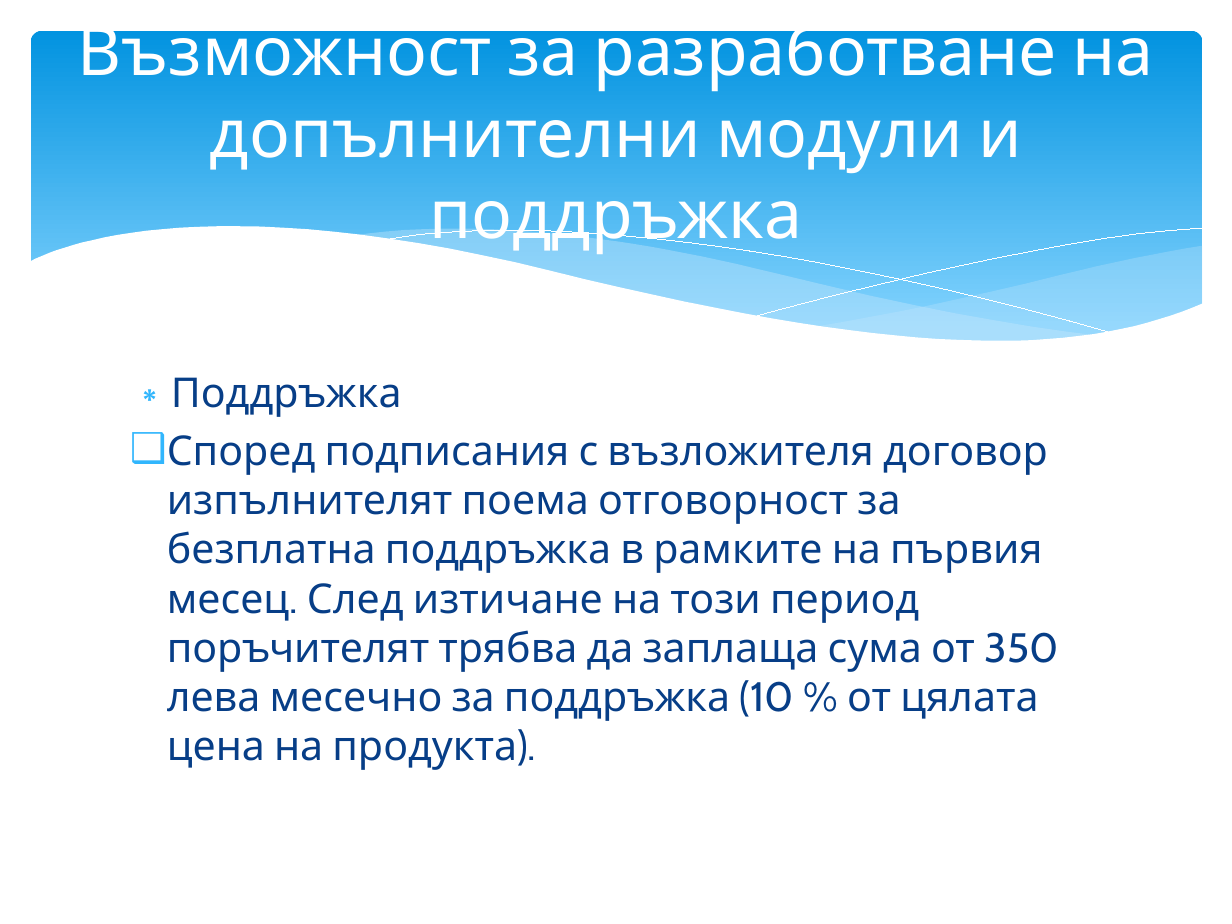
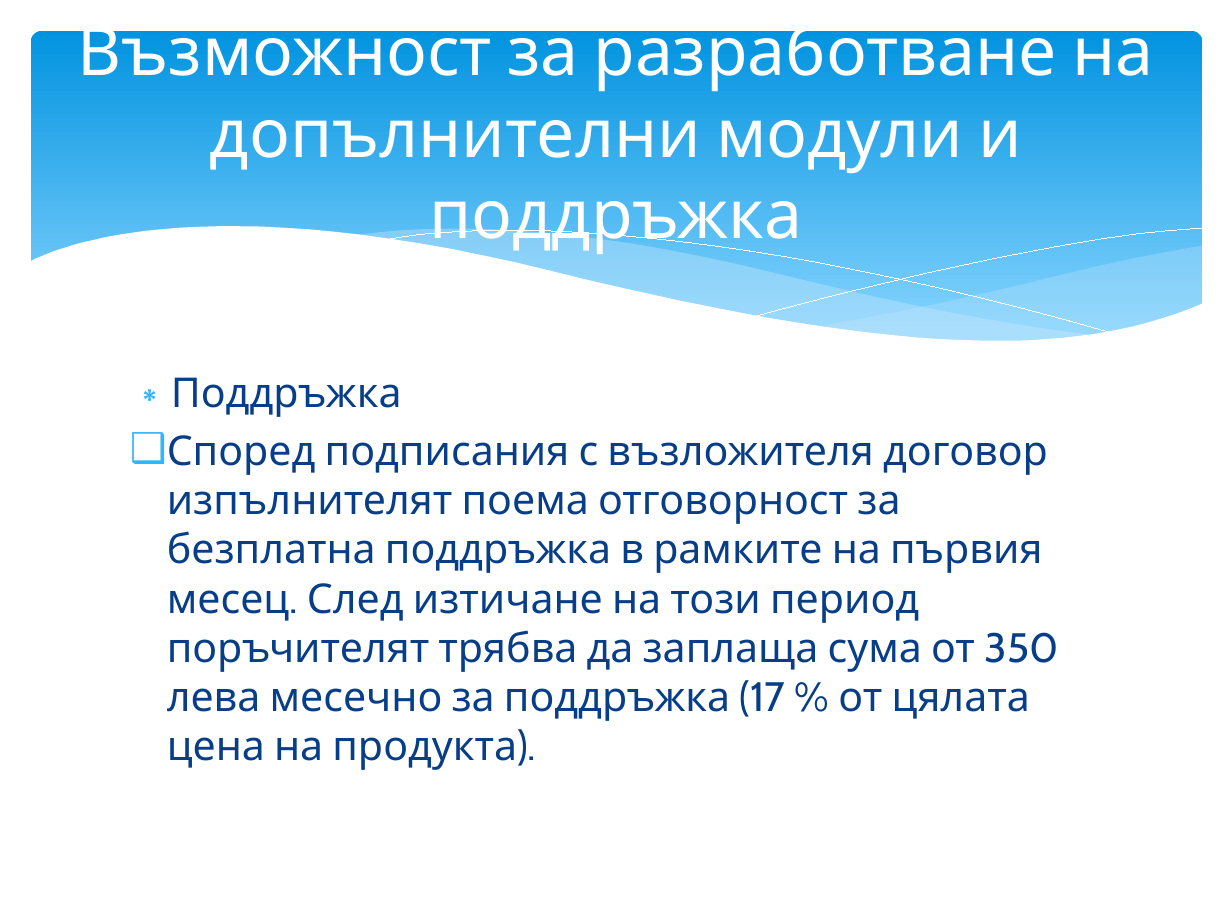
Before and after one commit to stefandbg/SongsCatalogProject, a slide deck: slide 6 of Проект по УСП.pptx (slide 8 before the commit). Drawn at 1232x924 pixels with LibreOffice and Linux fonts; fonts in the diff are those of the drawing. Boxes give left, top, right and bottom in pixels: in the first picture for what was removed or moved away, otherwise in the second. Text is boxed around its words. In the diff, an @@ line names an element or a change of style, - is before the commit and + after.

```diff
--- a/Проект по УСП.pptx
+++ b/Проект по УСП.pptx
@@ text at (167, 435, 1059, 770): text changed @@
-❑ Според подписания с възложителя договор изпълнителят поема отговорност за безплатна поддръжка в рамките на първия месец. След изтичане на този период поръчителят трябва да заплаща сума от 350 лева месечно за поддръжка (10 % от цялата цена на продукта).
+❑ Според подписания с възложителя договор изпълнителят поема отговорност за безплатна поддръжка в рамките на първия месец. След изтичане на този период поръчителят трябва да заплаща сума от 350 лева месечно за поддръжка (17 % от цялата цена на продукта).
```
Also in this commit, not shown: 7 other slides changed, 1 slide added.
